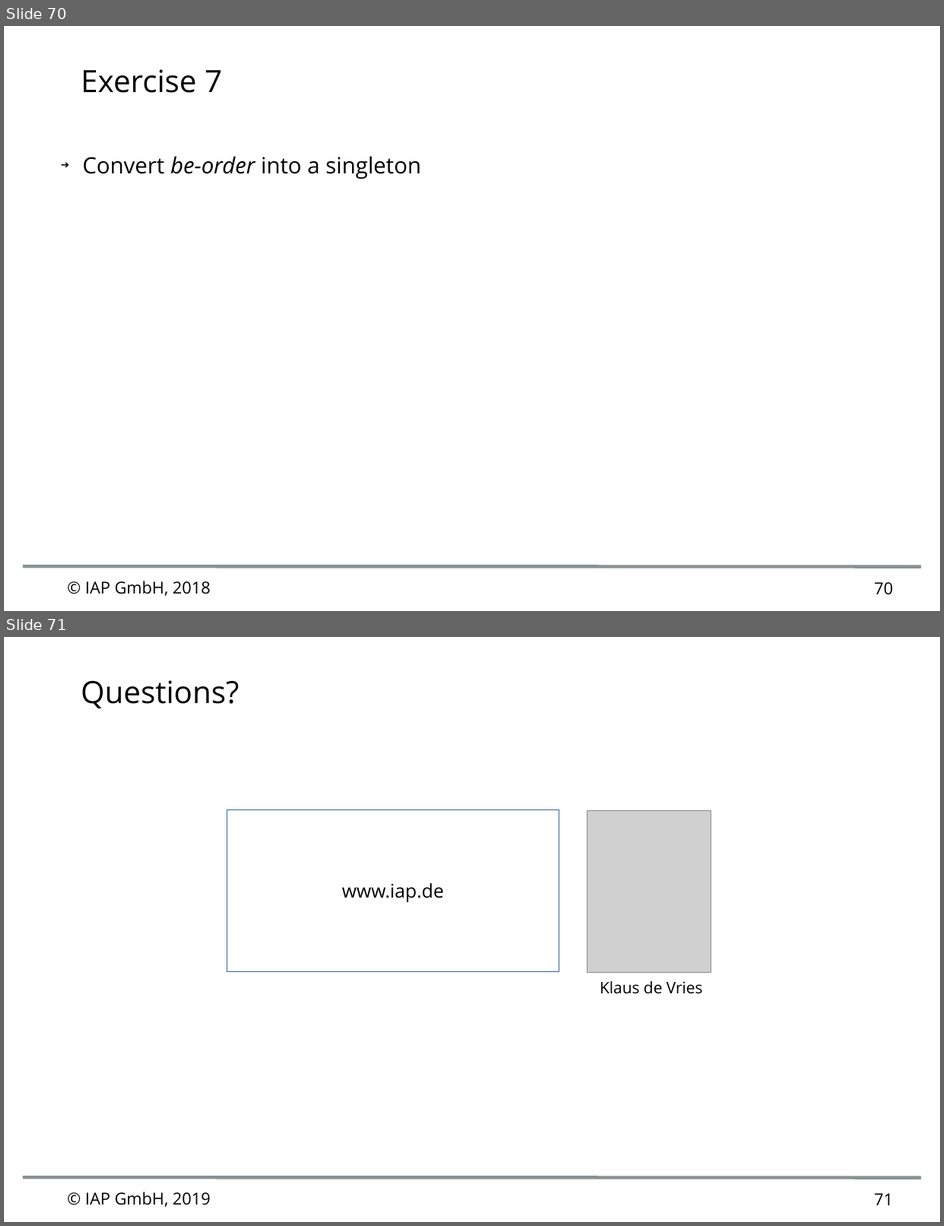
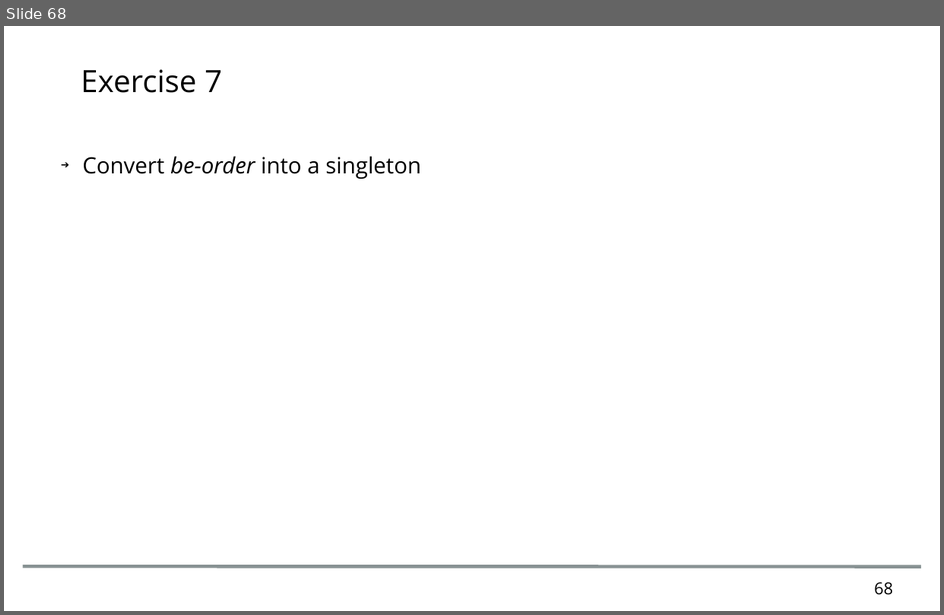
Before and after one commit to nik00iap/openedgeExcercises, a slide deck: doc/Advanced OO ABL_English.odp. Shown one above the other, each under a label of ours: slides 70 and 71 before the commit, slide 68 after it. The pictures are 944x1226 and 944x615 pixels, drawn with LibreOffice and Linux fonts; fonts in the diff are those of the drawing; grey boxes stand for pictures; background and template pictures are left out. Boxes give left, top, right and bottom in pixels: in the first picture for what was removed or moved away, otherwise in the second. Text is boxed around its words. In the diff, an @@ line names an element or a change of style, - is before the commit and + after.

```diff
--- a/doc/Advanced OO ABL_English.odp
+++ b/doc/Advanced OO ABL_English.odp
@@ slide 71 removed at [4, 637, 940, 1222], background #FFFFFF; not listed: 1 template element that a slide beside it also shows @@
@@ title removed at [81, 680, 239, 708] @@
-Questions?
@@ rectangle removed at [227, 810, 560, 971] @@
-www.iap.de
@@ picture removed at [588, 811, 712, 973] @@
@@ text removed at [600, 981, 703, 994] @@
-Klaus de Vries
@@ text removed at [85, 1192, 211, 1207] @@
-© IAP GmbH, 2019
@@ page number removed at [874, 1193, 893, 1205] @@
-71
@@ what was slide 70 is now slide 68 @@
@@ slide 68 changed as well @@
@@ text removed at [85, 581, 211, 596] @@
-© IAP GmbH, 2018
@@ page number at [874, 582, 893, 595]: text changed @@
-70
+68
```
Also in this commit, not shown: 67 other slides changed, 1 slide added, 2 other slides removed, 3 other files.
